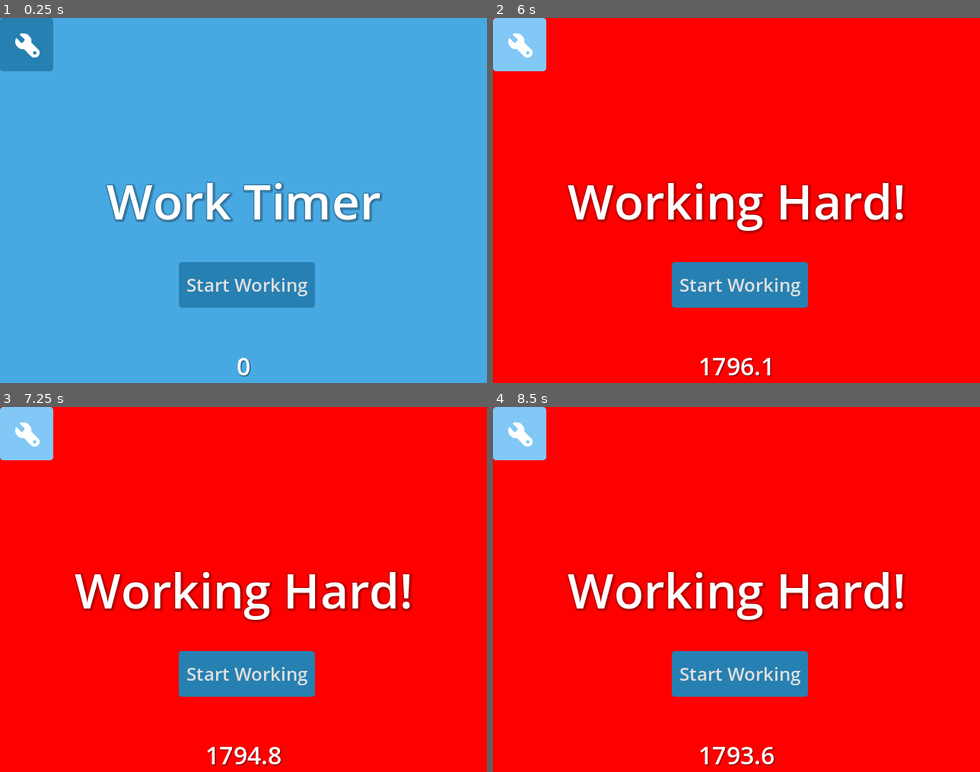
Above: before the commit, frames 1-4 (two rows, left to right).
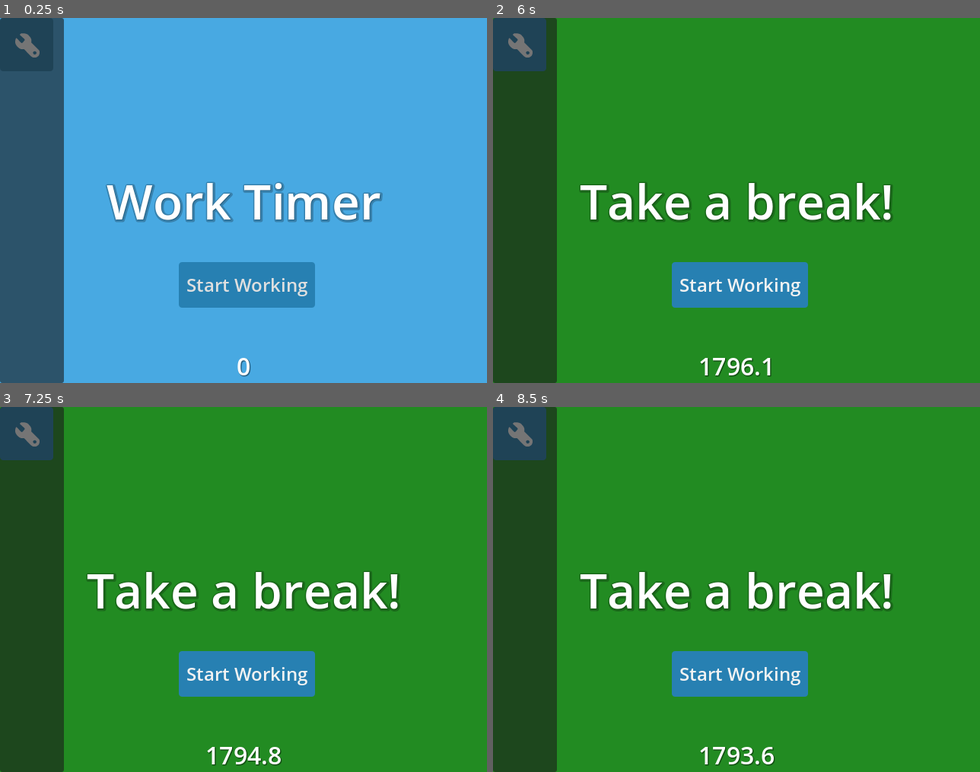
Above: after the commit, the same moments.

Repository: ForlornU/Gomodoro
Game: Godot game, scene res://MainScene.tscn
Two runs of this game, one before a commit and one after it. Both use one fixed random seed, a clock stepped at 60 frames per second and the inputs below.
Inputs (mouse positions are in pixels of both pictures, inside the frame that each line leads up to):
- Up to frame 1 (0.25 s): no input
- Up to frame 2 (6 s): click (517, 43) at 0.52 s; click (517, 43) at 1.27 s; click "Start Working" at 2 s; click "Start Working" at 2.75 s; click (517, 43) at 3.52 s; click "Start Working" at 4.25 s; click (517, 43) at 5.02 s; tap Enter at 5.75 s
- Up to frame 3 (7.25 s): no input
- Up to frame 4 (8.5 s): no input

The runs differ from the first frame. In frame 1, 13% of the frame differs, in the area x 0-14%, y 0-100%; in frame 2, 96%, in the area x 0-100%, y 0-100%; in frame 3, 96%; in frame 4, 96%.

Commit message:
Settings panel

Diff:
--- a/MainScene.tscn
+++ b/MainScene.tscn
@@ -41,7 +41,7 @@
 label_settings = ExtResource("1_x06a6")
 horizontal_alignment = 1
 
-[node name="Button" type="Button" parent="ColorRect"]
+[node name="StartButton" type="Button" parent="ColorRect"]
 layout_mode = 1
 anchors_preset = 8
 anchor_left = 0.5
@@ -73,7 +73,7 @@
 label_settings = ExtResource("3_f5d3i")
 horizontal_alignment = 1
 
-[node name="Button2" type="Button" parent="ColorRect"]
+[node name="SettingsButton" type="Button" parent="ColorRect"]
 layout_mode = 1
 offset_left = 10.0
 offset_top = 10.0
@@ -82,7 +82,14 @@
 theme = ExtResource("3_pm7a3")
 icon = ExtResource("4_fogco")
 
+[node name="SettingsPanel" type="Panel" parent="ColorRect"]
+layout_mode = 1
+anchors_preset = 9
+anchor_bottom = 1.0
+offset_right = 84.0
+grow_vertical = 2
+
 [node name="Timer" type="Timer" parent="."]
 
-[connection signal="pressed" from="ColorRect/Button" to="." method="_button_pressed"]
+[connection signal="pressed" from="ColorRect/StartButton" to="." method="_button_pressed"]
 [connection signal="timeout" from="Timer" to="." method="_on_timer_timeout"]
